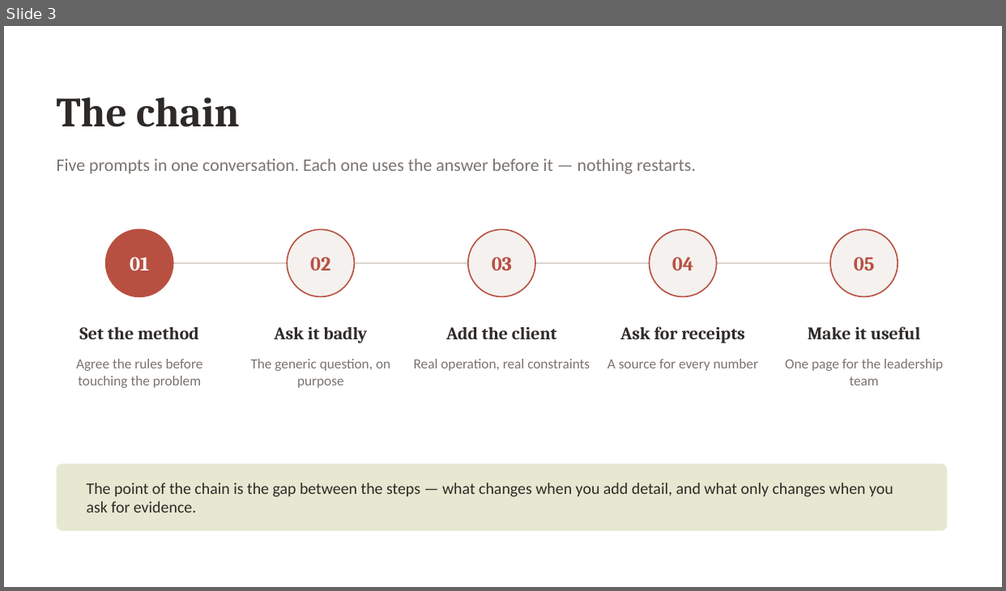
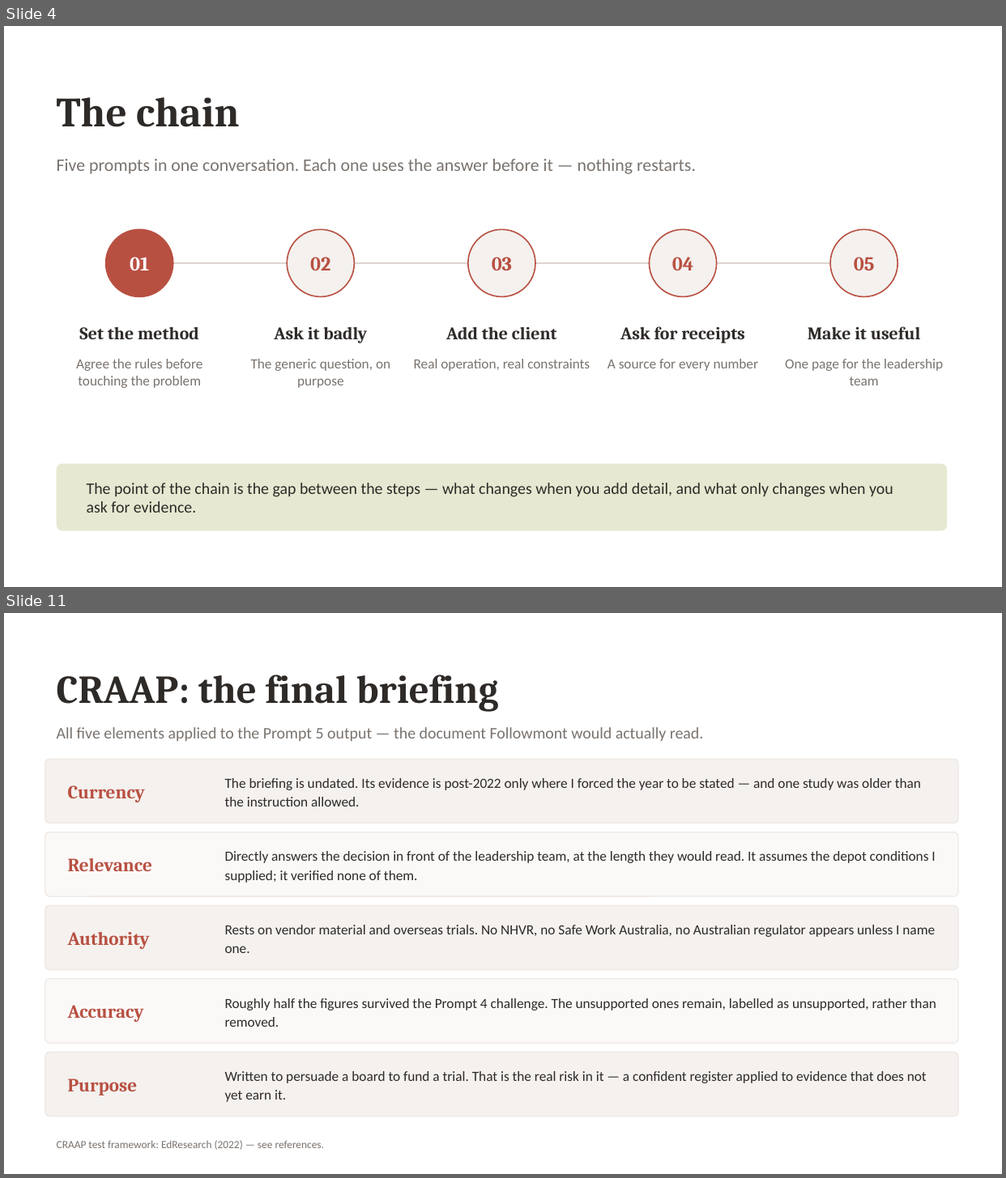
Before and after one commit to danielfrancogomez-wq/My-computer-claude-code, a slide deck: Followmont-Prompt-Chain.pptx. Shown one above the other, each under a label of ours: slide 3 before the commit, slides 4 and 11 after it; the slides between them are not shown. The pictures are 1006x591 and 1006x1178 pixels, drawn with LibreOffice and Linux fonts; fonts in the diff are those of the drawing. Boxes give left, top, right and bottom in pixels: in the first picture for what was removed or moved away, otherwise in the second. Text is boxed around its words. In the diff, an @@ line names an element or a change of style, - is before the commit and + after.

```diff
--- a/Followmont-Prompt-Chain.pptx
+++ b/Followmont-Prompt-Chain.pptx
@@ slide 11 added at <box>4,613,1002,1174</box>, background #FFFFFF @@
@@ text added at <box>57,675,499,712</box>, 38 pt, text #2E2A28, bold @@
+CRAAP: the final briefing
@@ text added at <box>57,727,704,741</box>, 15.5 pt, text #7A736E @@
+All five elements applied to the Prompt 5 output — the document Followmont would actually read.
@@ rounded rectangle added at <box>45,759,958,824</box>, fill #F4F1EE, outline #EFE9E5 1 pt @@
@@ text added at <box>225,778,921,807</box>, 13.5 pt, text #2E2A28 @@
+The briefing is undated. Its evidence is post-2022 only where I forced the year to be stated — and one study was older than the instruction allowed.
@@ text added at <box>68,786,145,803</box>, 18 pt, text #B85042, bold @@
+Currency
@@ rounded rectangle added at <box>45,833,958,897</box>, fill #FBF9F8, outline #EFE9E5 1 pt @@
@@ text added at <box>225,851,935,883</box>, 13.5 pt, text #2E2A28 @@
+Directly answers the decision in front of the leadership team, at the length they would read. It assumes the depot conditions I supplied; it verified none of them.
@@ text added at <box>68,858,152,871</box>, 18 pt, text #B85042, bold @@
+Relevance
@@ rounded rectangle added at <box>45,905,958,970</box>, fill #F4F1EE, outline #EFE9E5 1 pt @@
@@ text added at <box>225,925,935,953</box>, 13.5 pt, text #2E2A28 @@
+Rests on vendor material and overseas trials. No NHVR, no Safe Work Australia, no Australian regulator appears unless I name one.
@@ text added at <box>68,932,150,949</box>, 18 pt, text #B85042, bold @@
+Authority
@@ rounded rectangle added at <box>45,979,958,1043</box>, fill #FBF9F8, outline #EFE9E5 1 pt @@
@@ text added at <box>225,999,936,1027</box>, 13.5 pt, text #2E2A28 @@
+Roughly half the figures survived the Prompt 4 challenge. The unsupported ones remain, labelled as unsupported, rather than removed.
@@ text added at <box>68,1005,144,1022</box>, 18 pt, text #B85042, bold @@
+Accuracy
@@ rounded rectangle added at <box>45,1053,958,1117</box>, fill #F4F1EE, outline #EFE9E5 1 pt @@
@@ text added at <box>225,1071,927,1102</box>, 13.5 pt, text #2E2A28 @@
+Written to persuade a board to fund a trial. That is the real risk in it — a confident register applied to evidence that does not yet earn it.
@@ text added at <box>68,1079,138,1096</box>, 18 pt, text #B85042, bold @@
+Purpose
@@ text added at <box>57,1140,325,1150</box>, 10.5 pt, text #7A736E @@
+CRAAP test framework: EdResearch (2022) — see references.
@@ what was slide 3 is now slide 4 @@
```
Also in this commit, not shown: 5 slides changed, 5 other slides added, 2 slides removed, 1 other file.
